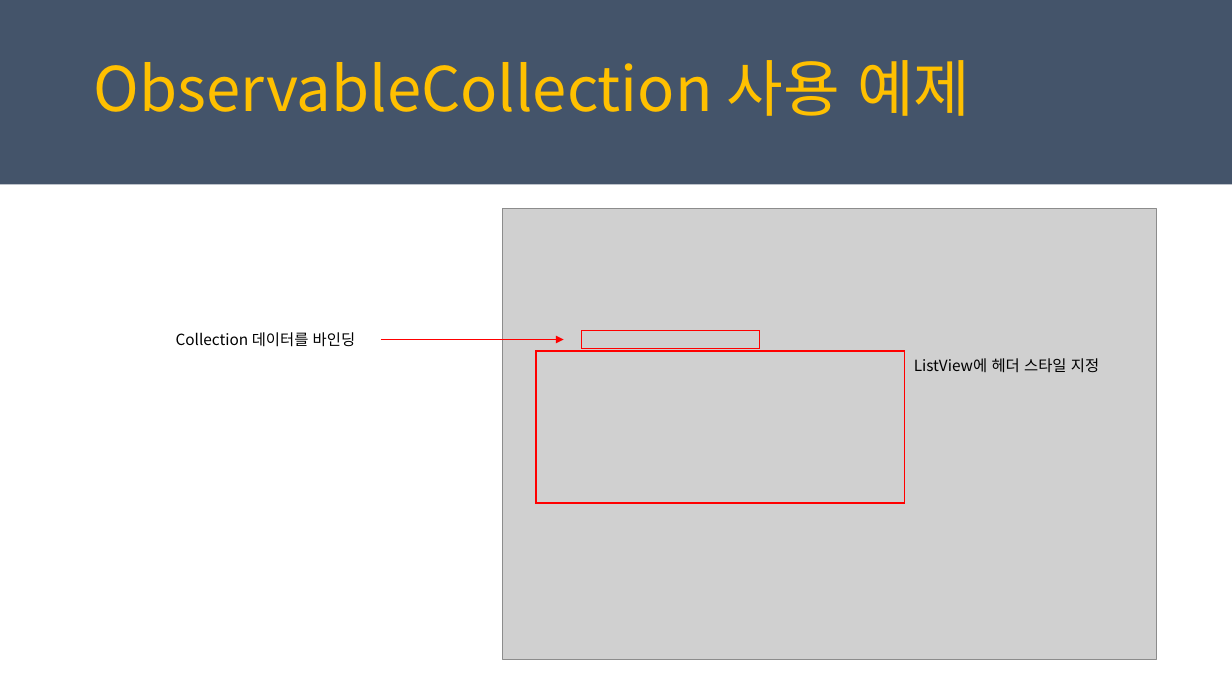
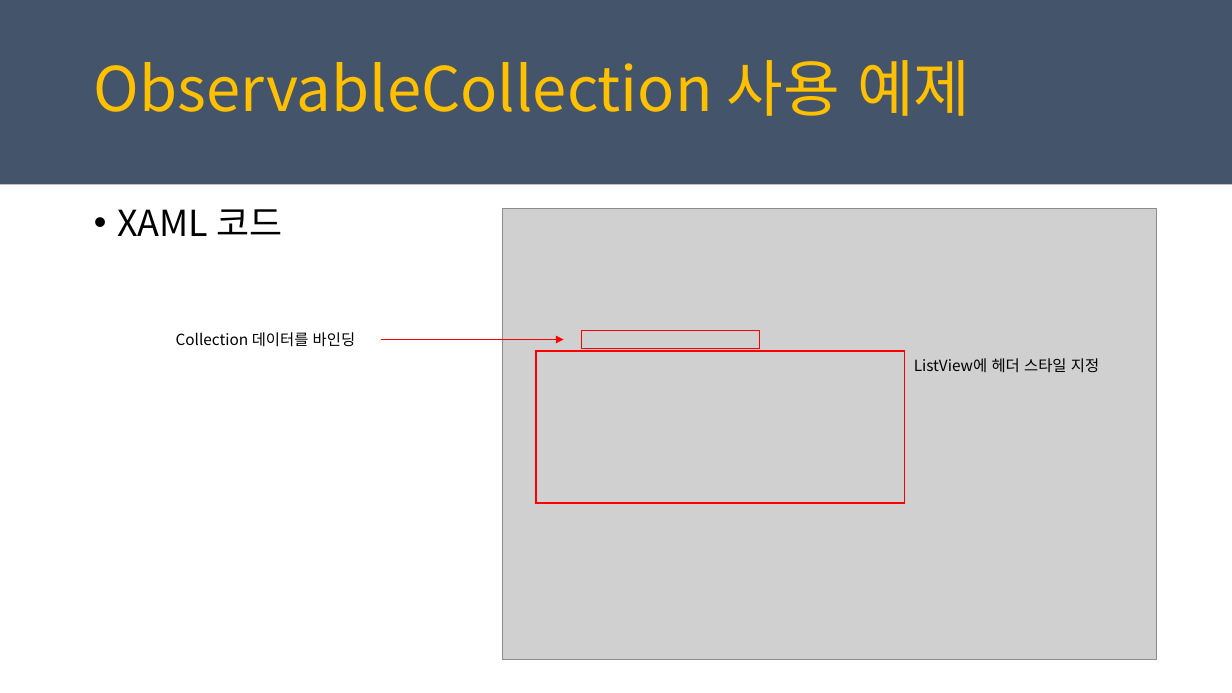
Before and after one commit to juniair/Summary-PPT, a slide deck: slide 17 of PRISM_MVVM_사용.pptx (slide 18 before the commit). Drawn at 1232x693 pixels with LibreOffice and Linux fonts; fonts in the diff are those of the drawing; grey boxes stand for pictures. Boxes give left, top, right and bottom in pixels: in the first picture for what was removed or moved away, otherwise in the second. Text is boxed around its words. In the diff, an @@ line names an element or a change of style, - is before the commit and + after.

```diff
--- a/PRISM_MVVM_사용.pptx
+++ b/PRISM_MVVM_사용.pptx
@@ text added at [117, 209, 282, 236], 28 pt, text #000000 @@
+• XAML 코드
```
Also in this commit, not shown: 10 other slides changed, 1 slide removed, 22 other files.
